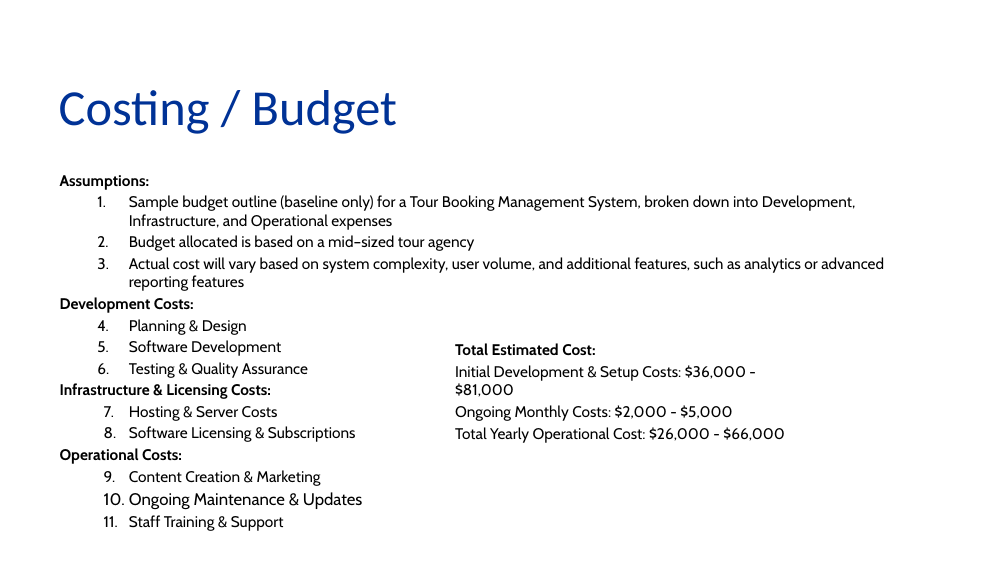
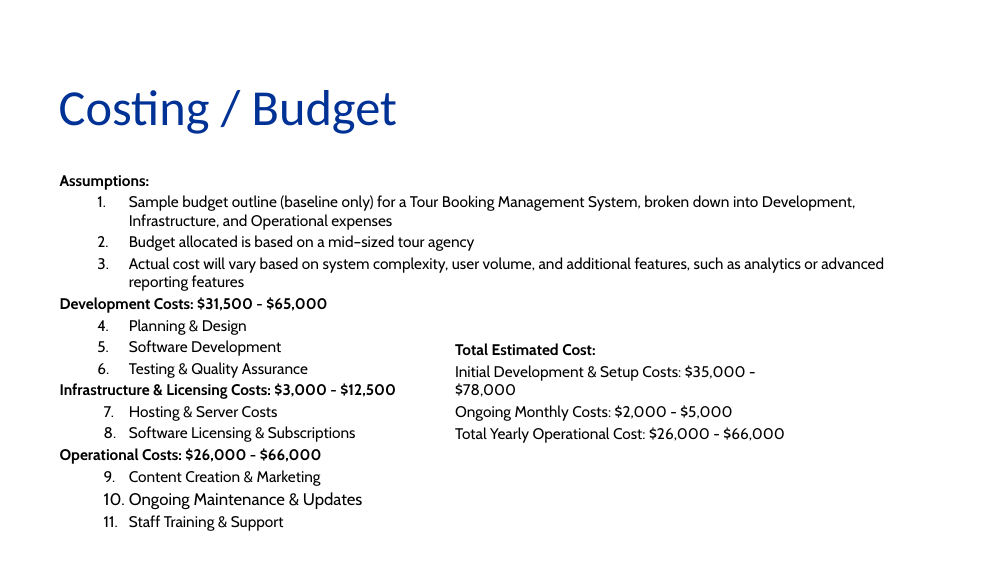
Before and after one commit to aamtayag/mse800-assessment2, a slide deck: slide 18 of docs/mse800_assess2.pptx. Drawn at 1008x567 pixels with LibreOffice and Linux fonts; fonts in the diff are those of the drawing; background and template pictures are left out. Boxes give left, top, right and bottom in pixels: in the first picture for what was removed or moved away, otherwise in the second. Text is boxed around its words. In the diff, an @@ line names an element or a change of style, - is before the commit and + after.

```diff
--- a/docs/mse800_assess2.pptx
+++ b/docs/mse800_assess2.pptx
@@ text at [60, 297, 327, 313]: text changed @@
-Development Costs:
+Development Costs: $31,500 - $65,000
@@ text at [60, 383, 396, 399]: text changed @@
-Infrastructure & Licensing Costs:
+Infrastructure & Licensing Costs: $3,000 - $12,500
@@ text at [455, 365, 746, 397]: text changed @@
-Initial Development & Setup Costs: $36,000 - $81,000
+Initial Development & Setup Costs: $35,000 - $78,000
@@ text at [60, 448, 322, 464]: text changed @@
-Operational Costs:
+Operational Costs: $26,000 - $66,000
```
Also in this commit, not shown: 1 other file.
